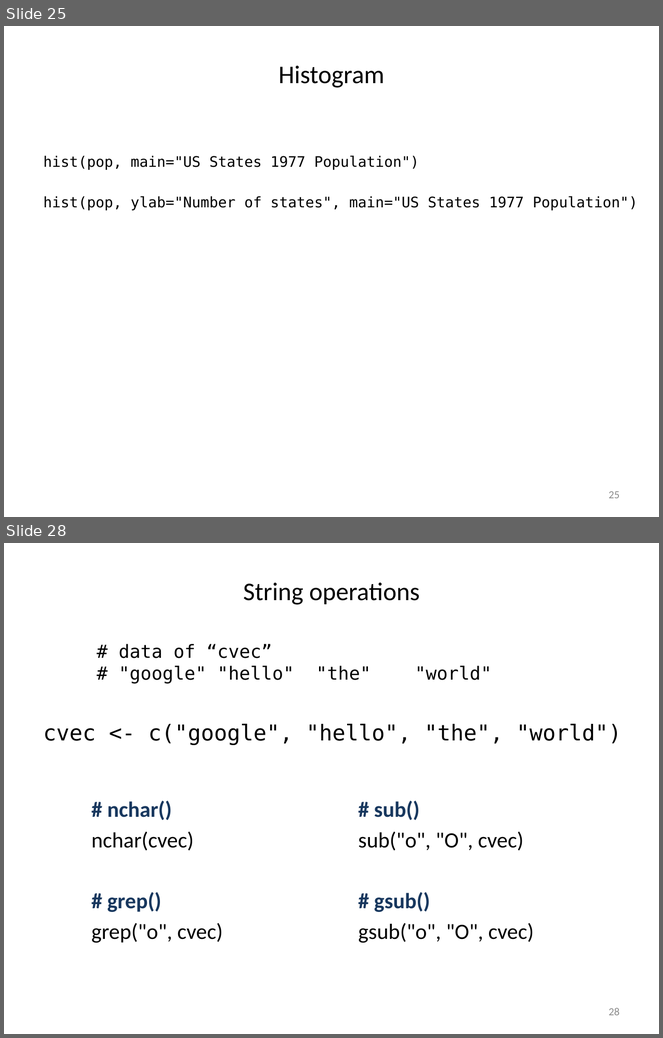
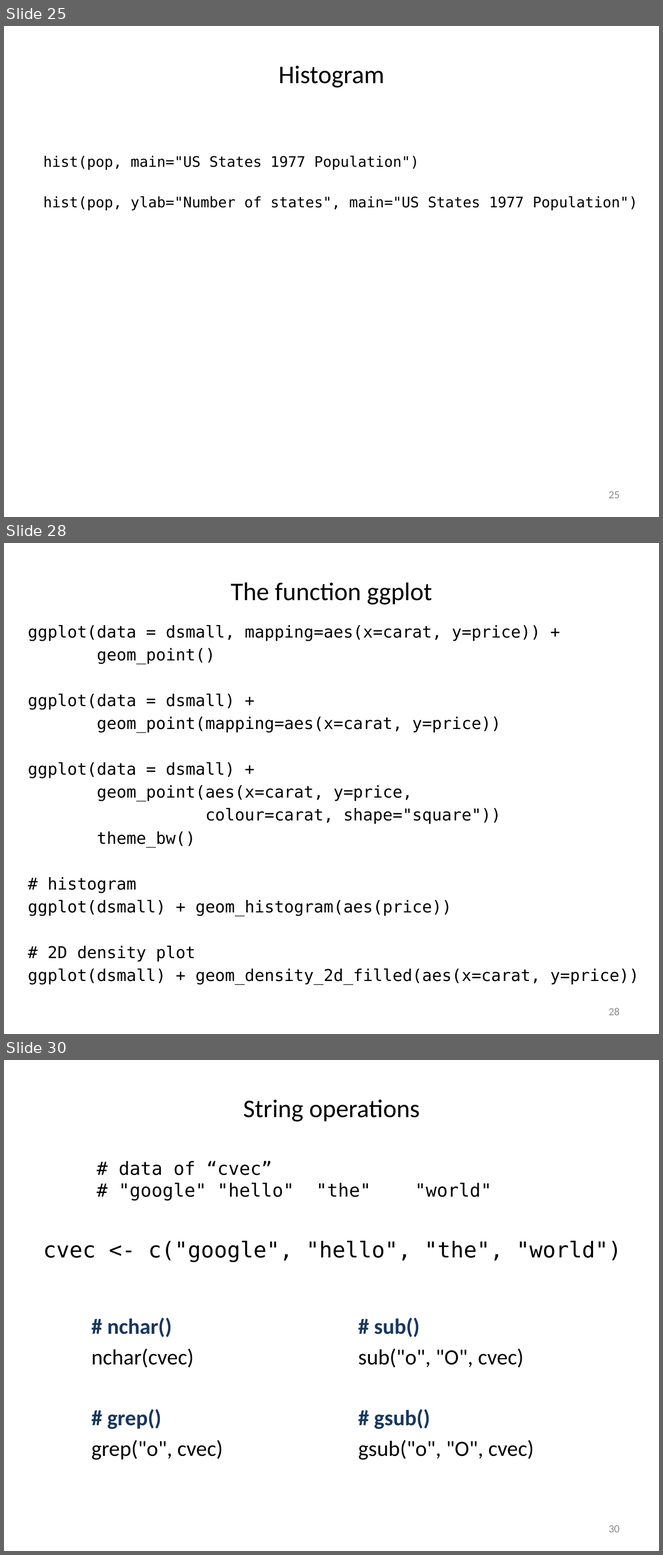
Before and after one commit to liu3zhenlab/teaching, a slide deck: PLPTH813Bioinformatis/2021/labs/lab03_R.pptx. Shown one above the other, each under a label of ours: slides 25 and 28 before the commit, slides 25, 28 and 30 after it; the slides between them are not shown. The pictures are 663x1038 and 663x1555 pixels, drawn with LibreOffice and Linux fonts; fonts in the diff are those of the drawing. Boxes give left, top, right and bottom in pixels: in the first picture for what was removed or moved away, otherwise in the second. Text is boxed around its words. In the diff, an @@ line names an element or a change of style, - is before the commit and + after.

```diff
--- a/PLPTH813Bioinformatis/2021/labs/lab03_R.pptx
+++ b/PLPTH813Bioinformatis/2021/labs/lab03_R.pptx
@@ slide 28 added at <box>4,543,659,1034</box>, background #FFFFFF @@
@@ title added at <box>231,583,432,605</box>, 28 pt, text #000000 @@
+The function ggplot
@@ text added at <box>28,625,639,985</box>, 18 pt, text #000000 @@
+ggplot(data = dsmall, mapping=aes(x=carat, y=price)) +
+geom_point()
+ggplot(data = dsmall) +
+geom_point(mapping=aes(x=carat, y=price))
+ggplot(data = dsmall) +
+geom_point(aes(x=carat, y=price,
+colour=carat, shape="square"))
+theme_bw()
+# histogram
+ggplot(dsmall) + geom_histogram(aes(price))
+# 2D density plot
+ggplot(dsmall) + geom_density_2d_filled(aes(x=carat, y=price))
@@ page number added at <box>609,1008,620,1016</box>, 12 pt, text #8C8C8C @@
+28
@@ what was slide 28 is now slide 30 @@
@@ page number at <box>609,1525,620,1533</box>: text changed @@
-28
+30
```
Also in this commit, not shown: 3 slides changed, 1 other slide added, 1 other file.
